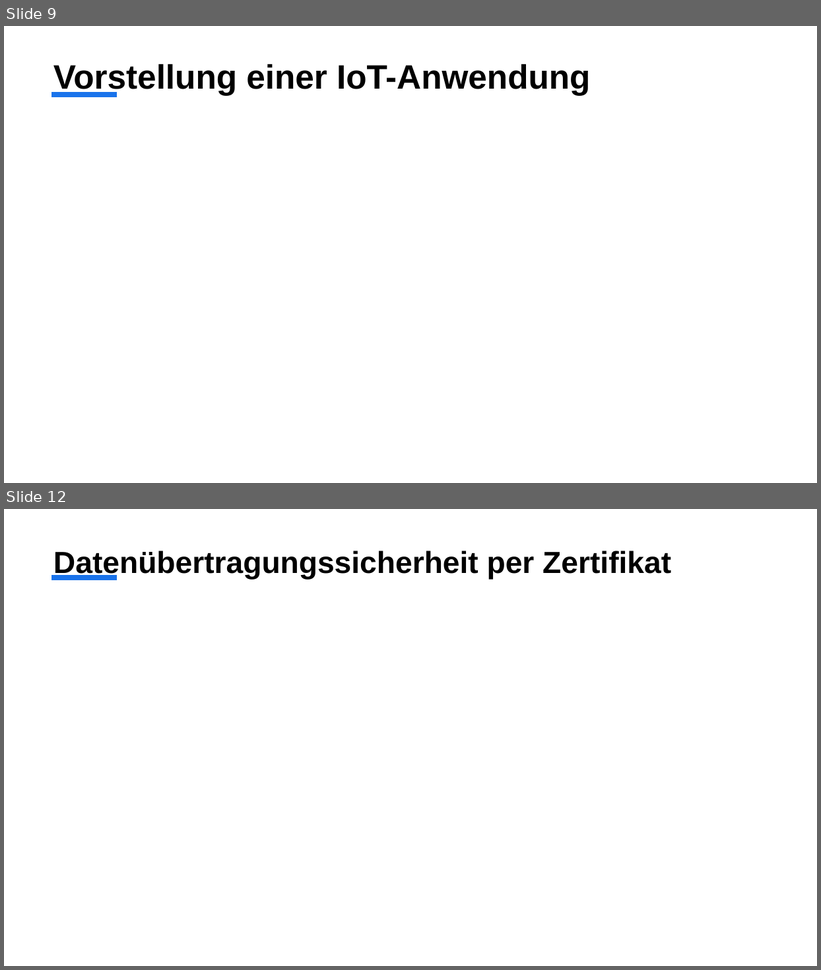
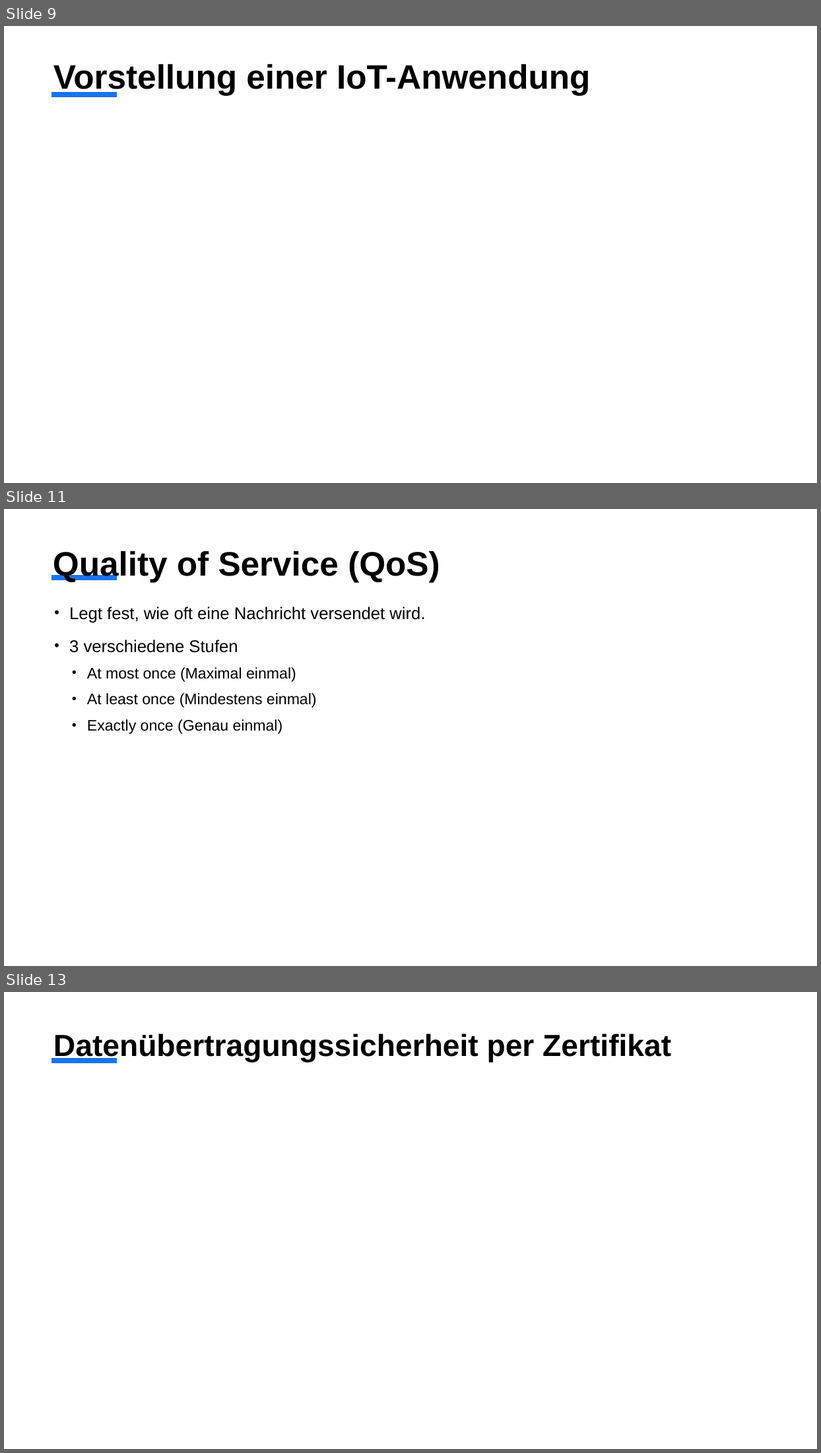
Before and after one commit to k-krauss/MQTT, a slide deck: Präsentation über IoT und MQTT.pptx. Shown one above the other, each under a label of ours: slides 9 and 12 before the commit, slides 9, 11 and 13 after it; the slides between them are not shown. The pictures are 821x970 and 821x1453 pixels, drawn with LibreOffice and Linux fonts; fonts in the diff are those of the drawing. Boxes give left, top, right and bottom in pixels: in the first picture for what was removed or moved away, otherwise in the second. Text is boxed around its words. In the diff, an @@ line names an element or a change of style, - is before the commit and + after.

```diff
--- a/Präsentation über IoT und MQTT.pptx
+++ b/Präsentation über IoT und MQTT.pptx
@@ slide 11 added at [4, 509, 817, 966], background #FFFFFF; not listed: 1 template element that a slide beside it also shows @@
@@ title added at [53, 551, 440, 582], 40 pt, text #000000, bold @@
+Quality of Service (QoS)
@@ text added at [69, 607, 425, 734], 18 pt, text #000000 @@
+• Legt fest, wie oft eine Nachricht versendet wird.
+• 3 verschiedene Stufen
+  • At most once (Maximal einmal)
+  • At least once (Mindestens einmal)
+  • Exactly once (Genau einmal)
@@ what was slide 12 is now slide 13 @@
```
Also in this commit, not shown: 3 slides changed, 2 other slides added, 29 other files.
